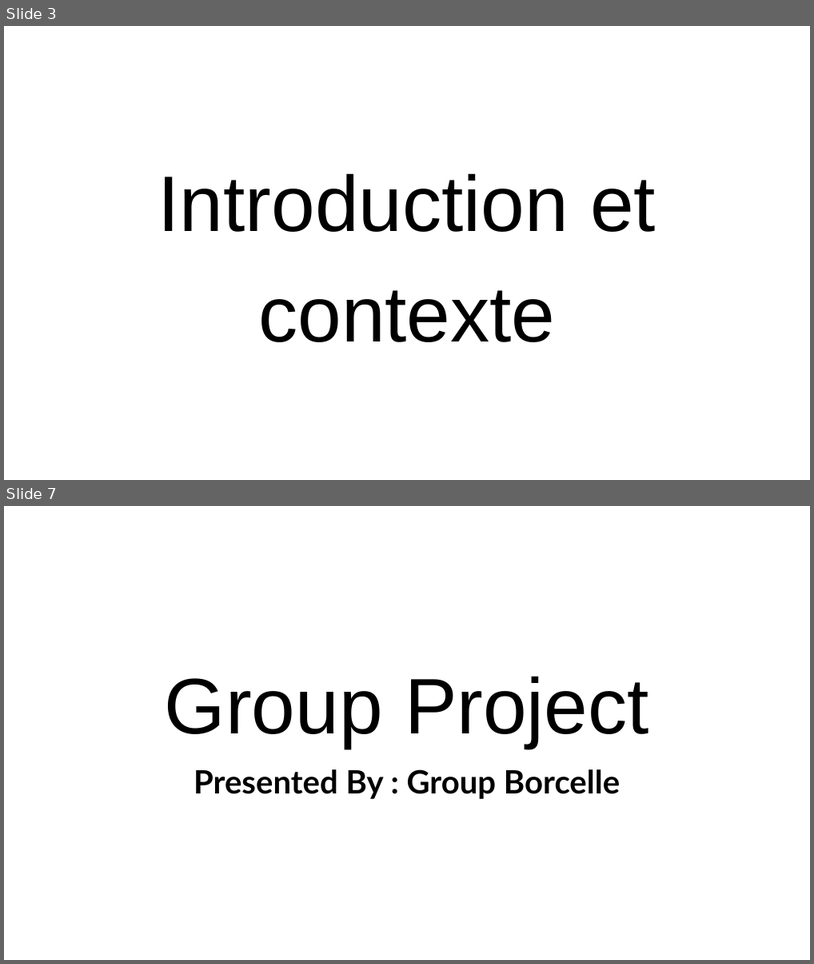
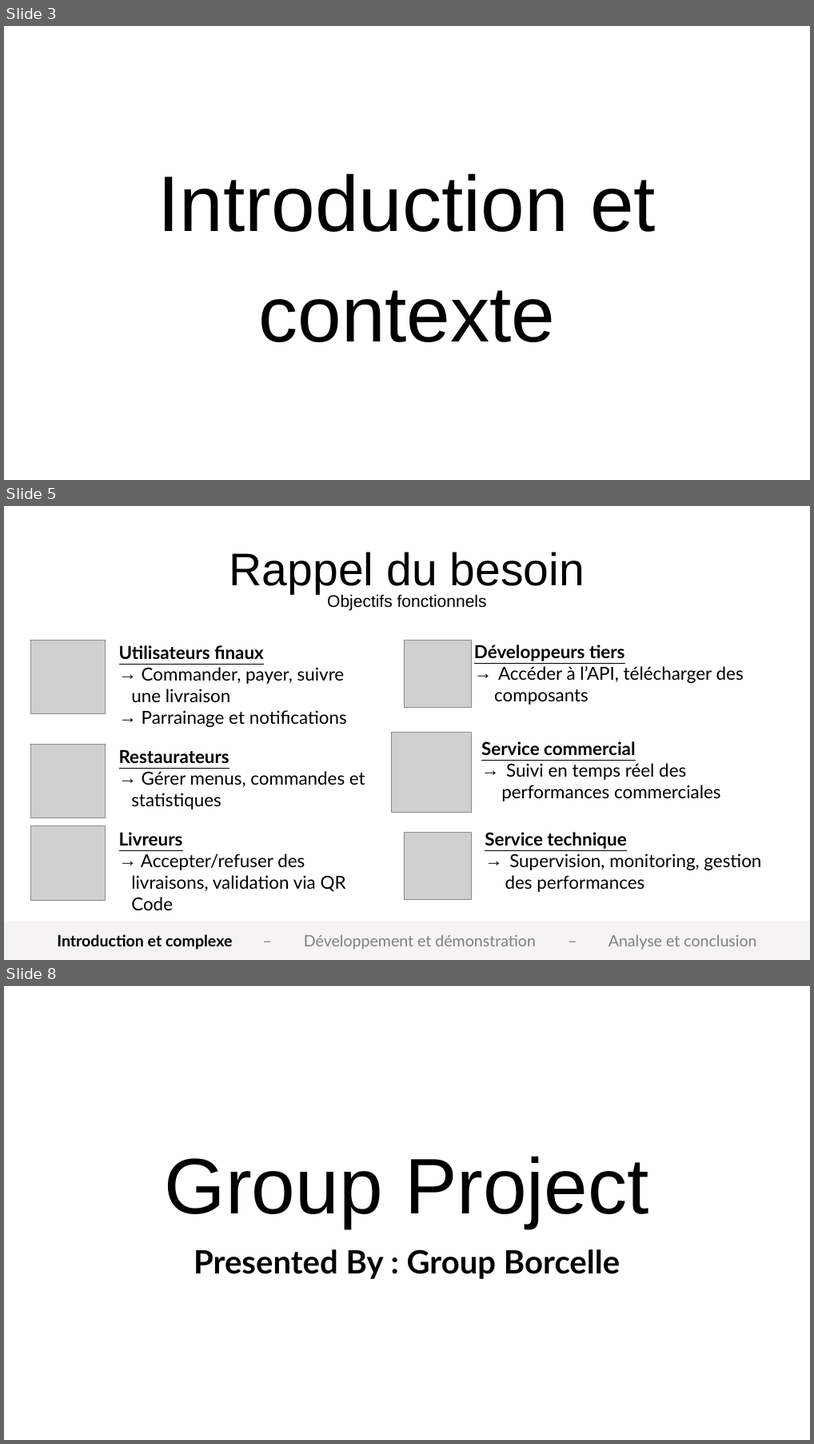
Before and after one commit to omar-sdt/CES-eat, a slide deck: docs/Présentation CES'eat.pptx. Shown one above the other, each under a label of ours: slides 3 and 7 before the commit, slides 3, 5 and 8 after it; the slides between them are not shown. The pictures are 814x964 and 814x1444 pixels, drawn with LibreOffice and Linux fonts; fonts in the diff are those of the drawing; grey boxes stand for pictures; background and template pictures are left out. Boxes give left, top, right and bottom in pixels: in the first picture for what was removed or moved away, otherwise in the second. Text is boxed around its words. In the diff, an @@ line names an element or a change of style, - is before the commit and + after.

Commit message:
MaJ rappel du besoin

```diff
--- a/docs/Présentation CES'eat.pptx
+++ b/docs/Présentation CES'eat.pptx
@@ slide 5 added at (4,506,810,960), background picture (left out) @@
@@ text added at (230,552,585,594), 81.7 pt, text #000000 @@
+Rappel du besoin
@@ text added at (327,594,487,610), 30 pt, text #000000 @@
+Objectifs fonctionnels
@@ picture added at (31,640,105,713) @@
@@ text added at (119,645,347,727), 32 pt, text #000000 @@
+Utilisateurs finaux
+→ Commander, payer, suivre une livraison
+→ Parrainage et notifications
@@ picture added at (404,640,471,707) @@
@@ text added at (474,644,744,704), 32 pt, text #000000 @@
+Développeurs tiers
+→ Accéder à l’API, télécharger des composants
@@ picture added at (31,744,105,818) @@
@@ picture added at (391,732,471,812) @@
@@ text added at (482,741,722,801), 32 pt, text #000000 @@
+Service commercial
+→ Suivi en temps réel des performances commerciales
@@ text added at (119,749,366,809), 32 pt, text #000000 @@
+Restaurateurs
+→ Gérer menus, commandes et statistiques
@@ picture added at (31,826,105,900) @@
@@ text added at (119,832,346,910), 32 pt, text #000000 @@
+Livreurs
+→ Accepter/refuser des livraisons, validation via QR Code
@@ picture added at (404,832,471,900) @@
@@ text added at (485,832,762,892), 32 pt, text #000000 @@
+Service technique
+→ Supervision, monitoring, gestion des performances
@@ rectangle added at (4,921,810,960), fill #F5F3F3, outline #F5F3F3 2 pt @@
@@ text added at (57,934,757,949), 28 pt, text #808080 @@
+Introduction et complexe – Développement et démonstration – Analyse et conclusion
@@ what was slide 7 is now slide 8 @@
```
Also in this commit, not shown: 2 slides changed.
